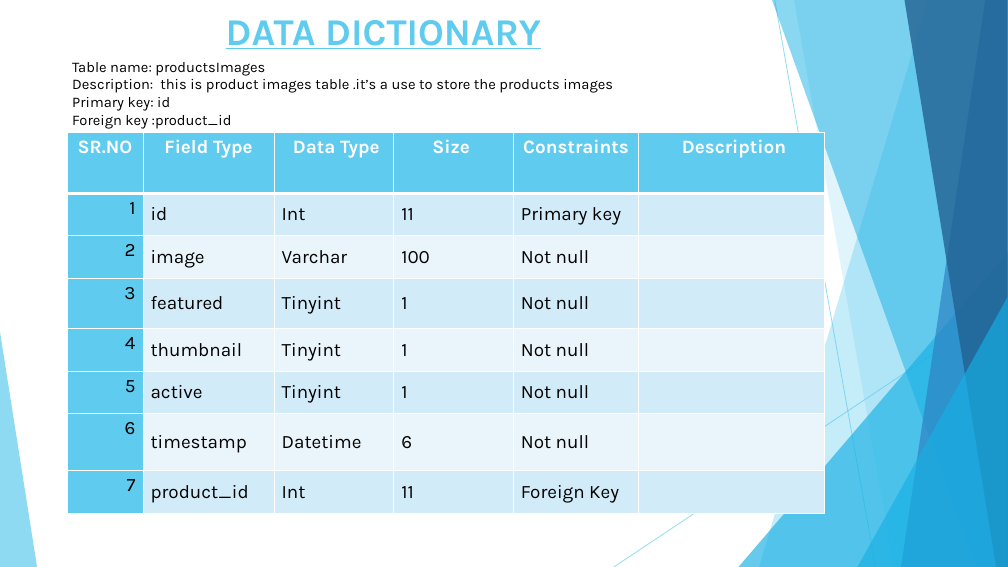
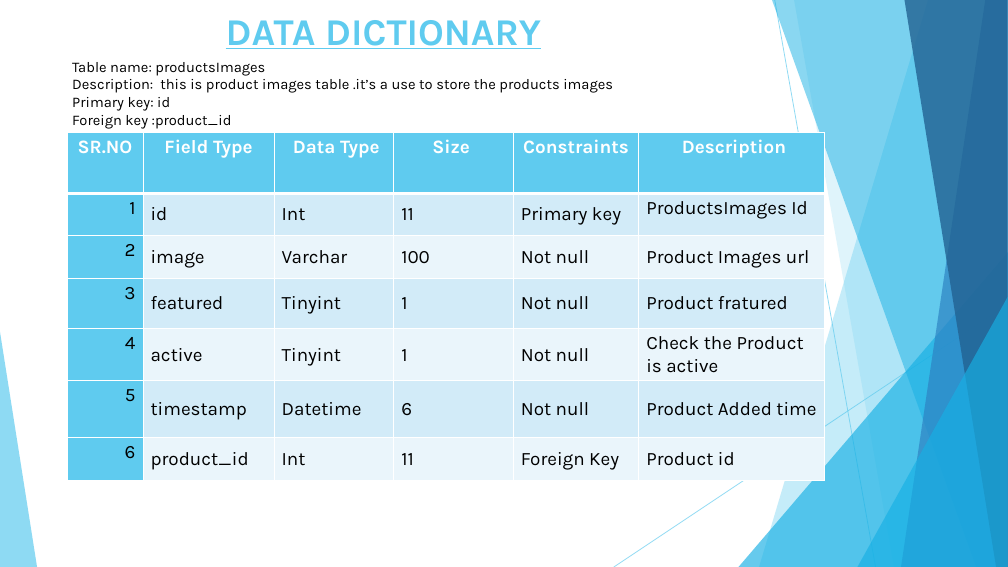
Before and after one commit to vivek-patel007/agwiscart-project, a slide deck: slide 14 of documents/project-agwiscart.pptx. Drawn at 1008x567 pixels with LibreOffice and Linux fonts; fonts in the diff are those of the drawing. Boxes give left, top, right and bottom in pixels: in the first picture for what was removed or moved away, otherwise in the second. Text is boxed around its words. In the diff, an @@ line names an element or a change of style, - is before the commit and + after.

```diff
--- a/documents/project-agwiscart.pptx
+++ b/documents/project-agwiscart.pptx
@@ table at (67,132,825,481) @@
-row 2: 1 | id | Int | 11 | Primary key | 
-row 3: 2 | image | Varchar | 100 | Not null | 
-row 4: 3 | featured | Tinyint | 1 | Not null | 
-row 5: 4 | thumbnail | Tinyint | 1 | Not null | 
-row 6: 5 | active | Tinyint | 1 | Not null | 
-row 7: 6 | timestamp | Datetime | 6 | Not null | 
-row 8: 7 | product_id | Int | 11 | Foreign Key | 
+row 2: 1 | id | Int | 11 | Primary key | ProductsImages Id
+row 3: 2 | image | Varchar | 100 | Not null | Product Images url
+row 4: 3 | featured | Tinyint | 1 | Not null | Product fratured
+row 5: 4 | active | Tinyint | 1 | Not null | Check the Product is active
+row 6: 5 | timestamp | Datetime | 6 | Not null | Product Added time
+row 7: 6 | product_id | Int | 11 | Foreign Key | Product id
```
Also in this commit, not shown: 9 other slides changed, 43 other files.
